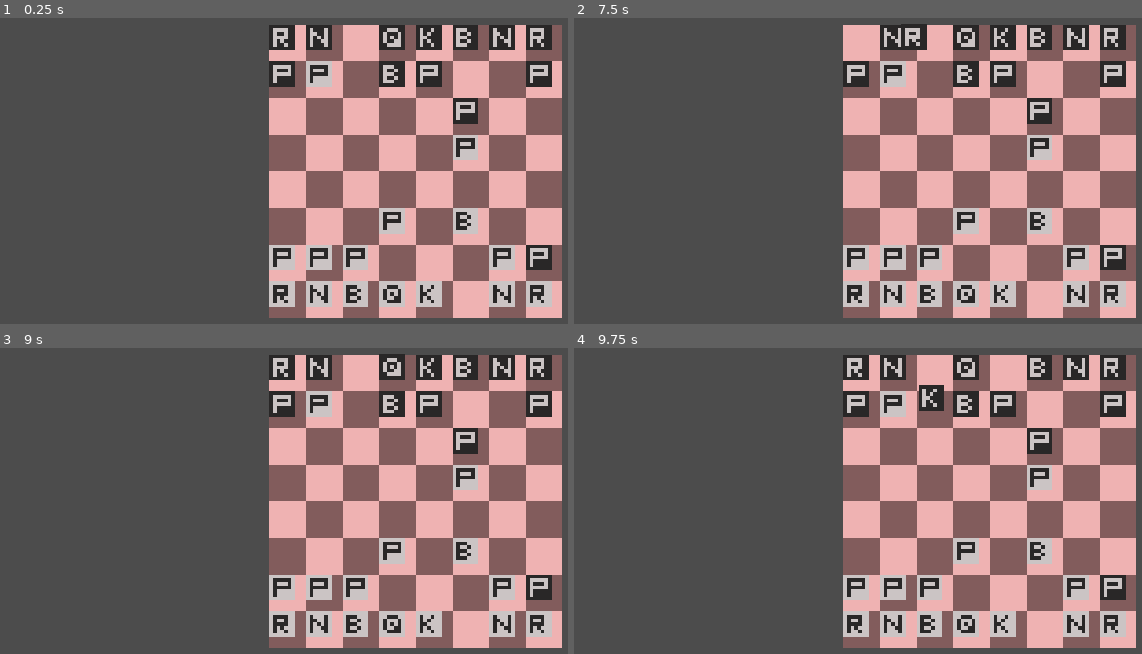
Above: before the commit, frames 1-4 (two rows, left to right).
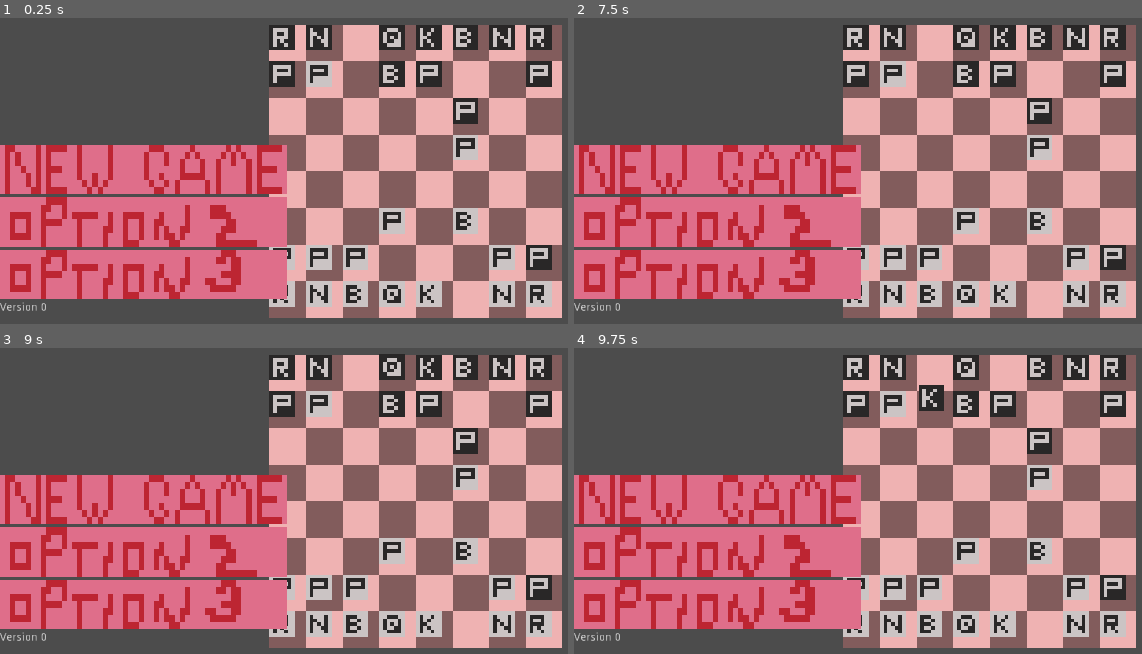
Above: after the commit, the same moments.

Repository: BumboBlast/godot-chess-engine
Game: Godot game, scene res://Game.tscn
Two runs of this game, one before a commit and one after it. Both use one fixed random seed, a clock stepped at 60 frames per second and the inputs below.
Inputs (mouse positions are in pixels of both pictures, inside the frame that each line leads up to):
- Up to frame 1 (0.25 s): no input
- Up to frame 2 (7.5 s): click (716, 223) at 0.52 s; click (716, 275) at 1.27 s; click (716, 171) at 2.02 s; click (716, 171) at 2.77 s; click (716, 223) at 3.52 s; click (716, 275) at 4.27 s; click (716, 171) at 5.02 s; click (716, 223) at 5.77 s; click (716, 275) at 6.52 s; tap Enter at 7.25 s; drag from (858, 36) to (1073, 36) at 7.27 s
- Up to frame 3 (9 s): drag from (318, 366) to (539, 366) at 8.02 s; move the mouse to (391, 366) at 8.77 s; click (391, 366) at 8.92 s
- Up to frame 4 (9.75 s): tap Space at 9.5 s; drag from (1000, 366) to (733, 482) at 9.52 s

The runs differ from the first frame. In frame 1, 25% of the frame differs, in the area x 0-51%, y 41-96%; in frame 2, 25%, in the area x 0-63%, y 1-96%; in frame 3, 25%; in frame 4, 25%.

Commit message:
silly menu

Diff:
--- /dev/null
+++ b/Game.gd
@@ -0,0 +1,16 @@
+extends Node
+
+
+# Declare member variables here. Examples:
+# var a = 2
+# var b = "text"
+
+
+# Called when the node enters the scene tree for the first time.
+func _ready():
+	pass # Replace with function body.
+
+
+# Called every frame. 'delta' is the elapsed time since the previous frame.
+#func _process(delta):
+#	pass
--- a/Game.tscn
+++ b/Game.tscn
@@ -1,9 +1,13 @@
-[gd_scene load_steps=2 format=2]
+[gd_scene load_steps=4 format=2]
 
 [ext_resource path="res://Chess.tscn" type="PackedScene" id=1]
+[ext_resource path="res://Game.gd" type="Script" id=2]
+[ext_resource path="res://UI.tscn" type="PackedScene" id=3]
 
 [node name="Game" type="Node"]
+script = ExtResource( 2 )
 
 [node name="Chess" parent="." instance=ExtResource( 1 )]
 
-[node name="UI" type="Node" parent="."]
+[node name="UI" parent="." instance=ExtResource( 3 )]
+margin_right = 368.0
--- /dev/null
+++ b/UI.tscn
@@ -0,0 +1,64 @@
+[gd_scene load_steps=4 format=2]
+
+[ext_resource path="res://art/debug_new_game.png" type="Texture" id=1]
+[ext_resource path="res://art/debug_option_2.png" type="Texture" id=2]
+[ext_resource path="res://art/debug_option_3.png" type="Texture" id=3]
+
+[node name="UI" type="MarginContainer"]
+margin_right = 429.0
+margin_bottom = 600.0
+__meta__ = {
+"_edit_use_anchors_": false
+}
+
+[node name="HBoxContainer" type="HBoxContainer" parent="."]
+margin_right = 429.0
+margin_bottom = 600.0
+alignment = 1
+
+[node name="Main Menu" type="VBoxContainer" parent="HBoxContainer"]
+margin_right = 429.0
+margin_bottom = 600.0
+size_flags_horizontal = 3
+size_flags_vertical = 3
+
+[node name="Title Logo" type="TextureRect" parent="HBoxContainer/Main Menu"]
+margin_right = 429.0
+margin_bottom = 197.0
+size_flags_vertical = 3
+
+[node name="Menu Options" type="VBoxContainer" parent="HBoxContainer/Main Menu"]
+margin_top = 201.0
+margin_right = 429.0
+margin_bottom = 398.0
+size_flags_vertical = 3
+
+[node name="New Game" type="TextureButton" parent="HBoxContainer/Main Menu/Menu Options"]
+margin_right = 429.0
+margin_bottom = 63.0
+size_flags_vertical = 3
+texture_normal = ExtResource( 1 )
+expand = true
+
+[node name="Something" type="TextureButton" parent="HBoxContainer/Main Menu/Menu Options"]
+margin_top = 67.0
+margin_right = 429.0
+margin_bottom = 130.0
+size_flags_vertical = 3
+texture_normal = ExtResource( 2 )
+expand = true
+
+[node name="Something2" type="TextureButton" parent="HBoxContainer/Main Menu/Menu Options"]
+margin_top = 134.0
+margin_right = 429.0
+margin_bottom = 197.0
+size_flags_vertical = 3
+texture_normal = ExtResource( 3 )
+expand = true
+
+[node name="Label" type="Label" parent="HBoxContainer/Main Menu"]
+margin_top = 402.0
+margin_right = 429.0
+margin_bottom = 600.0
+size_flags_vertical = 3
+text = "Version 0"
Binary file added: art/debug_new_game.png
Not shown, added: art/debug_new_game.png.import
Binary file added: art/debug_option_2.png
Not shown, added: art/debug_option_2.png.import
Binary file added: art/debug_option_3.png
Not shown, added: art/debug_option_3.png.import
Not shown, added: art/debug_new_game.pyxel
